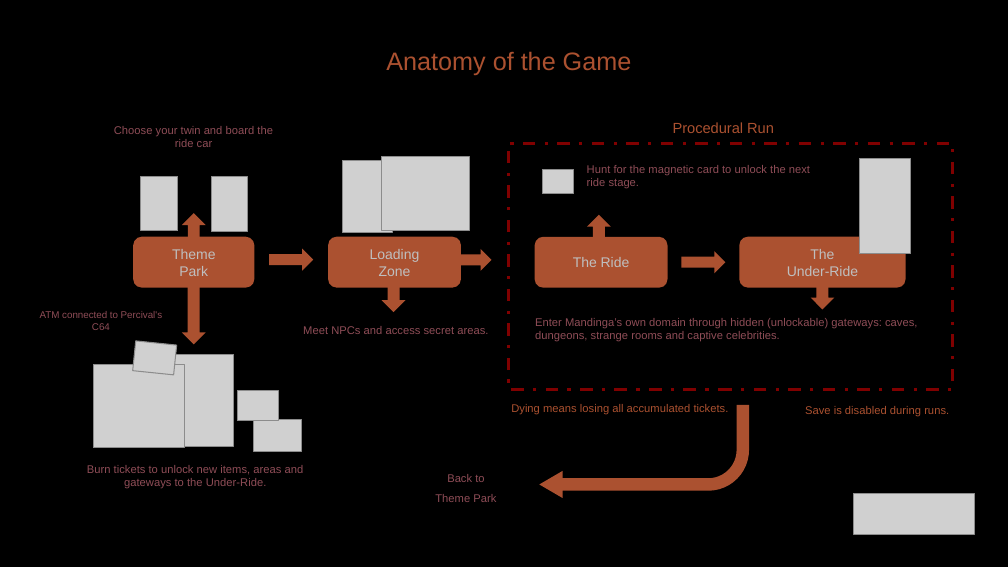
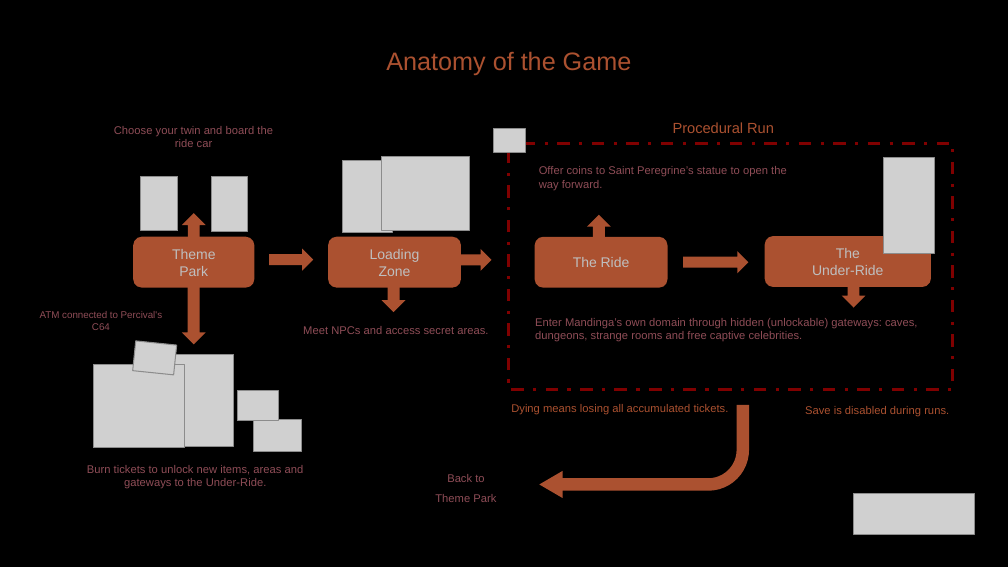
Before and after one commit to diegohcanepa/Remizione, a slide deck: slide 7 of Pitch Deck.pptx. Drawn at 1008x567 pixels with LibreOffice and Linux fonts; fonts in the diff are those of the drawing; grey boxes stand for pictures; background and template pictures are left out. Boxes give left, top, right and bottom in pixels: in the first picture for what was removed or moved away, otherwise in the second. Text is boxed around its words. In the diff, an @@ line names an element or a change of style, - is before the commit and + after.

```diff
--- a/Pitch Deck.pptx
+++ b/Pitch Deck.pptx
@@ picture: place and size @@
-picture at <box>542,169,574,194</box>
+picture at <box>494,128,525,152</box>
@@ text at <box>539,166,787,190</box>: text changed @@
-Hunt for the magnetic card to unlock the next ride stage.
+Offer coins to Saint Peregrine’s statue to open the way forward.
@@ picture: place and size @@
-picture at <box>860,158,911,254</box>
+picture at <box>883,158,934,254</box>
@@ rounded rectangle "The": place and size @@
-rounded rectangle "The" at <box>739,237,905,287</box>
+rounded rectangle "The" at <box>765,236,931,286</box>
@@ right arrow: place and size @@
-right arrow at <box>681,251,726,273</box>
+right arrow at <box>683,251,749,273</box>
@@ down arrow: place and size @@
-down arrow at <box>810,280,835,309</box>
+down arrow at <box>842,278,866,307</box>
@@ text at <box>535,318,917,342</box>: text changed @@
-Enter Mandinga’s own domain through hidden (unlockable) gateways: caves, dungeons, strange rooms and captive celebrities.
+Enter Mandinga’s own domain through hidden (unlockable) gateways: caves, dungeons, strange rooms and free captive celebrities.
```
Also in this commit, not shown: 7 other slides changed, 22 other files.
